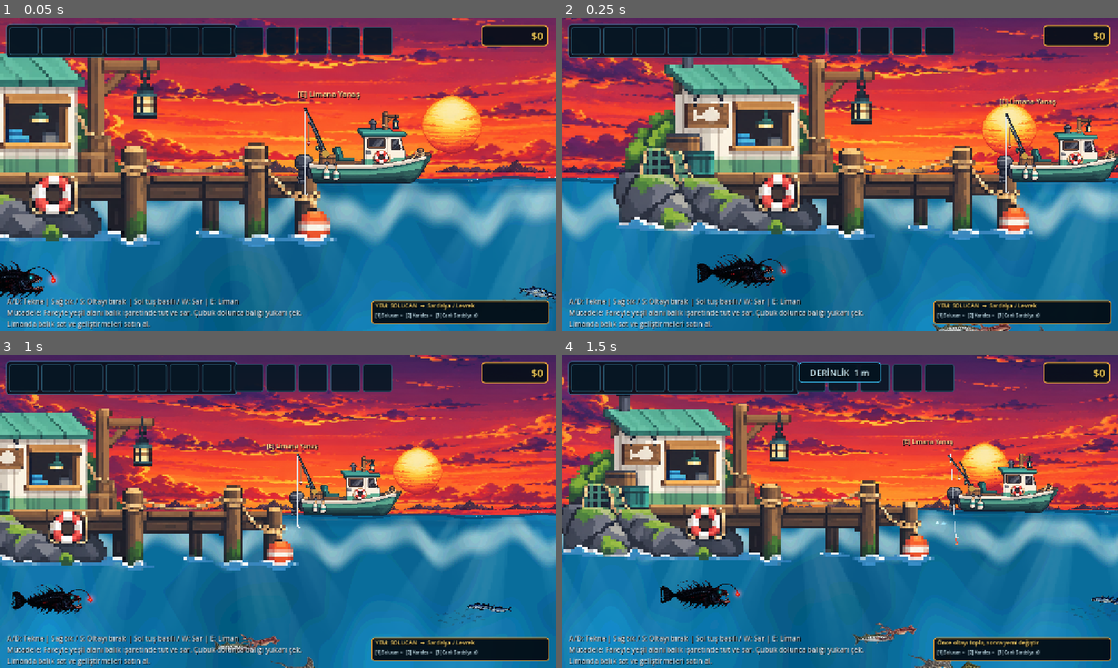
Above: before the commit, frames 1-4 (two rows, left to right).
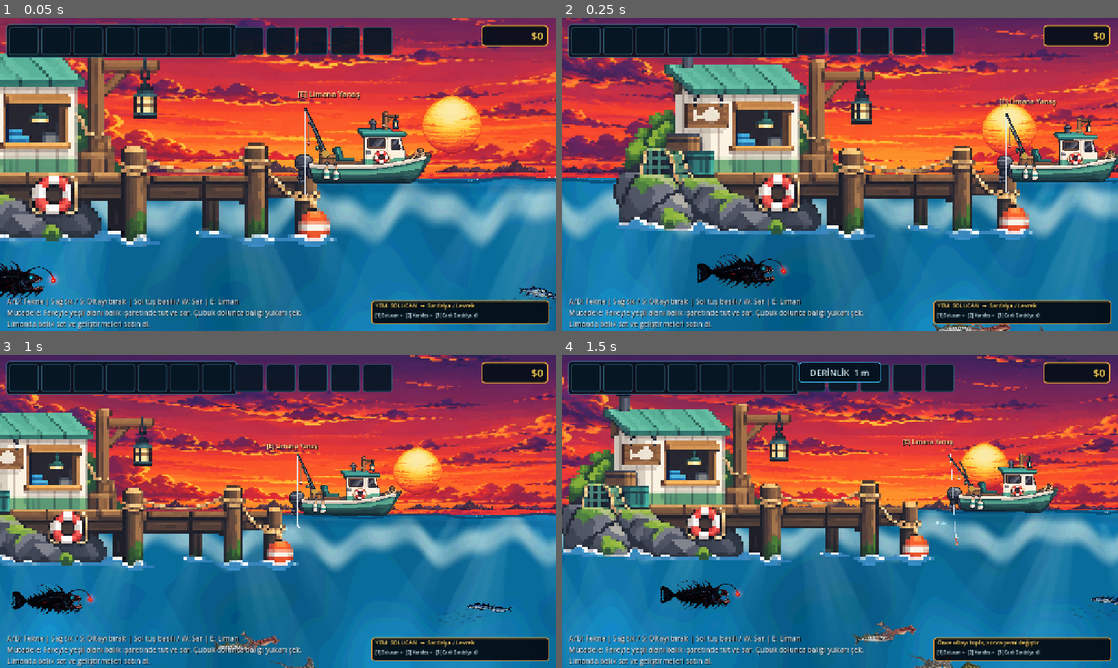
Above: after the commit, the same moments.

Repository: mirackayademir/TinyFisher
Game: Godot game, scene res://scenes/world.tscn
The game is run twice, just before and just after one commit, with the same random seed, the same clock (stepped at 60 frames per second) and the same inputs.
Inputs (mouse positions are in pixels of both pictures, inside the frame that each line leads up to):
- Up to frame 1 (0.05 s): no input
- Up to frame 2 (0.25 s): no input
- Up to frame 3 (1 s): tap Enter at 0.5 s; move the mouse to (400, 495) at 0.52 s; hold D (move_right) from 0.53 s (still down); tap E (dock) at 0.6 s; click (400, 495) at 0.67 s
- Up to frame 4 (1.5 s): move the mouse to (728, 527) at 1.27 s; release D (move_right) at 1.28 s; hold S from 1.28 s (still down); tap 1 at 1.35 s

Frame 1 is identical in both runs. In frame 2, less than 0.1% of the frame differs, in the area x 73-77%, y 97-100%; in frame 3, less than 0.1%; in frame 4, less than 0.1%, in the area x 56-64%, y 85-92%.

Commit message:
Make each Squid limb flow with full S-wave motion

Diff:
--- a/scenes/fish.gd
+++ b/scenes/fish.gd
@@ -1057,49 +1057,58 @@
 	float m9 = band_mask(UV.y, c9, 0.046) * base_gain;
 	float m10 = band_mask(UV.y, c10, 0.040) * base_gain;
 
-	// Yüzme yönüne göre bütün rig aynalandığı için bu dalgalar her iki yönde de
-	// kafa önde, kollar arkada akacak şekilde çalışır.
-	float travel = (0.535 - UV.x) * 13.0;
-	float jet_damp = mix(1.0, 0.56, jet_power);
-
-	float w1 = sin(motion_phase * 1.03 + travel * 0.92 + 0.10);
-	float w2 = sin(motion_phase * 1.11 + travel * 1.02 + 0.82);
-	float w3 = sin(motion_phase * 0.96 + travel * 1.10 + 1.47);
-	float w4 = sin(motion_phase * 1.16 + travel * 0.97 + 2.12);
-	float w5 = sin(motion_phase * 0.91 + travel * 1.15 + 2.76);
-	float w6 = sin(motion_phase * 1.08 + travel * 1.05 + 3.42);
-	float w7 = sin(motion_phase * 0.99 + travel * 0.88 + 4.03);
-	float w8 = sin(motion_phase * 1.13 + travel * 0.95 + 4.72);
-	float w9 = sin(motion_phase * 0.94 + travel * 1.08 + 5.34);
-	float w10 = sin(motion_phase * 1.06 + travel * 1.00 + 5.88);
-
+	// Müren kuyruğundaki mantık: dalga kolun KÖKÜNDEN UCUNA doğru akar.
+	// Kök sabit kalır, orta kısım kıvrılır, uçta S hareketi en geniş haline gelir.
+	float arm_t = clamp((0.535 - UV.x) / 0.455, 0.0, 1.0);
+	float root_lock = smoothstep(0.06, 0.30, arm_t);
+	float s_gain = pow(arm_t, 0.78) * root_lock;
+	float jet_damp = mix(1.0, 0.62, jet_power);
+
+	// Her bacak kendi içinde yaklaşık 1.2–1.5 S dalgası taşır.
+	// Faz ve frekanslar birbirinden farklıdır; hiçbir bacak diğerini kopyalamaz.
+	float w1 = sin(motion_phase * 1.02 + arm_t * 8.55 + 0.10) + sin(motion_phase * 0.57 + arm_t * 16.2 + 1.10) * 0.20;
+	float w2 = sin(motion_phase * 1.09 + arm_t * 8.95 + 0.74) + sin(motion_phase * 0.61 + arm_t * 16.9 + 1.85) * 0.18;
+	float w3 = sin(motion_phase * 0.97 + arm_t * 9.30 + 1.42) + sin(motion_phase * 0.55 + arm_t * 17.4 + 2.55) * 0.17;
+	float w4 = sin(motion_phase * 1.13 + arm_t * 8.70 + 2.08) + sin(motion_phase * 0.63 + arm_t * 16.5 + 3.20) * 0.16;
+	float w5 = sin(motion_phase * 0.93 + arm_t * 9.55 + 2.72) + sin(motion_phase * 0.53 + arm_t * 17.8 + 3.84) * 0.16;
+	float w6 = sin(motion_phase * 1.07 + arm_t * 9.10 + 3.38) + sin(motion_phase * 0.59 + arm_t * 16.8 + 4.42) * 0.17;
+	float w7 = sin(motion_phase * 1.00 + arm_t * 8.45 + 4.00) + sin(motion_phase * 0.56 + arm_t * 16.0 + 5.10) * 0.18;
+	float w8 = sin(motion_phase * 1.11 + arm_t * 8.80 + 4.66) + sin(motion_phase * 0.62 + arm_t * 16.6 + 5.82) * 0.21;
+	float w9 = sin(motion_phase * 0.95 + arm_t * 9.20 + 5.30) + sin(motion_phase * 0.54 + arm_t * 17.2 + 0.32) * 0.20;
+	float w10 = sin(motion_phase * 1.05 + arm_t * 8.65 + 5.88) + sin(motion_phase * 0.58 + arm_t * 16.4 + 0.96) * 0.18;
+
+	// Uzun dış tentaküller biraz daha geniş, iç kollar biraz daha kontrollü.
 	float dy =
-		w1 * m1 * 5.8 +
-		w2 * m2 * 5.0 +
-		w3 * m3 * 4.5 +
-		w4 * m4 * 4.2 +
-		w5 * m5 * 4.0 +
-		w6 * m6 * 4.3 +
-		w7 * m7 * 5.1 +
-		w8 * m8 * 6.2 +
-		w9 * m9 * 5.5 +
-		w10 * m10 * 4.6;
-
-	// Her bacağın yatay esnemesi de farklı; böylece yalnız yukarı-aşağı titremez.
+		w1 * m1 * 10.2 +
+		w2 * m2 * 8.6 +
+		w3 * m3 * 7.4 +
+		w4 * m4 * 6.8 +
+		w5 * m5 * 6.5 +
+		w6 * m6 * 6.9 +
+		w7 * m7 * 8.1 +
+		w8 * m8 * 11.0 +
+		w9 * m9 * 9.6 +
+		w10 * m10 * 7.7;
+
+	// S eğrisi sadece dikey sallanma olmasın diye her bacakta gecikmeli yatay kıvrım da var.
 	float dx =
-		cos(motion_phase * 0.91 + travel + 0.20) * m1 * 1.4 +
-		cos(motion_phase * 1.07 + travel + 1.00) * m2 * 1.1 +
-		cos(motion_phase * 0.89 + travel + 1.80) * m3 * 0.9 +
-		cos(motion_phase * 1.13 + travel + 2.50) * m4 * 0.8 +
-		cos(motion_phase * 0.95 + travel + 3.10) * m5 * 0.8 +
-		cos(motion_phase * 1.04 + travel + 3.80) * m6 * 0.9 +
-		cos(motion_phase * 0.92 + travel + 4.50) * m7 * 1.1 +
-		cos(motion_phase * 1.10 + travel + 5.20) * m8 * 1.5 +
-		cos(motion_phase * 0.97 + travel + 5.80) * m9 * 1.25 +
-		cos(motion_phase * 1.02 + travel + 6.30) * m10 * 1.0;
-
-	VERTEX.y += dy * swim_strength * jet_damp;
-	VERTEX.x += dx * swim_strength * jet_damp;
+		cos(motion_phase * 0.91 + arm_t * 8.55 + 0.55) * m1 * 2.25 +
+		cos(motion_phase * 1.03 + arm_t * 8.95 + 1.24) * m2 * 1.90 +
+		cos(motion_phase * 0.88 + arm_t * 9.30 + 1.92) * m3 * 1.60 +
+		cos(motion_phase * 1.08 + arm_t * 8.70 + 2.58) * m4 * 1.45 +
+		cos(motion_phase * 0.90 + arm_t * 9.55 + 3.22) * m5 * 1.40 +
+		cos(motion_phase * 1.00 + arm_t * 9.10 + 3.88) * m6 * 1.50 +
+		cos(motion_phase * 0.93 + arm_t * 8.45 + 4.50) * m7 * 1.80 +
+		cos(motion_phase * 1.06 + arm_t * 8.80 + 5.16) * m8 * 2.45 +
+		cos(motion_phase * 0.89 + arm_t * 9.20 + 5.80) * m9 * 2.10 +
+		cos(motion_phase * 0.98 + arm_t * 8.65 + 0.30) * m10 * 1.70;
+
+	// Birden fazla maskenin kökte üst üste bindiği yerde hareket patlamasın.
+	float mask_sum = m1+m2+m3+m4+m5+m6+m7+m8+m9+m10;
+	float overlap_guard = max(1.0, mask_sum * 0.72);
+
+	VERTEX.y += (dy / overlap_guard) * s_gain * swim_strength * jet_damp;
+	VERTEX.x += (dx / overlap_guard) * s_gain * swim_strength * jet_damp;
 
 	// Jet sırasında bütün kollar geriye doğru biraz daha düzleşir.
 	// Uçlarda etki büyük, kafa dibinde küçüktür.
@@ -1568,7 +1577,7 @@
 	rig_time += delta
 
 	# Kollar yüzüş hızlandıkça biraz hızlanır; birbirlerinin fazını asla paylaşmaz.
-	var motion_rate: float = lerpf(1.35, 2.25, clampf(speed_factor / 2.5, 0.0, 1.0))
+	var motion_rate: float = lerpf(1.18, 1.95, clampf(speed_factor / 2.5, 0.0, 1.0))
 	var phase: float = rig_time * motion_rate + swim_phase
 
 	# Jet davranışı yalnızca kolları akış yönünde toplar.
@@ -1577,7 +1586,7 @@
 
 	var squid_material: ShaderMaterial = rig_squid_mesh.material as ShaderMaterial
 	if squid_material != null:
-		var limb_strength: float = lerpf(0.84, 1.22, clampf(speed_factor / 2.5, 0.0, 1.0))
+		var limb_strength: float = lerpf(0.98, 1.34, clampf(speed_factor / 2.5, 0.0, 1.0))
 		var fin_strength: float = lerpf(0.82, 1.18, clampf(speed_factor / 2.2, 0.0, 1.0))
 		if was_dashing:
 			limb_strength *= 0.88
